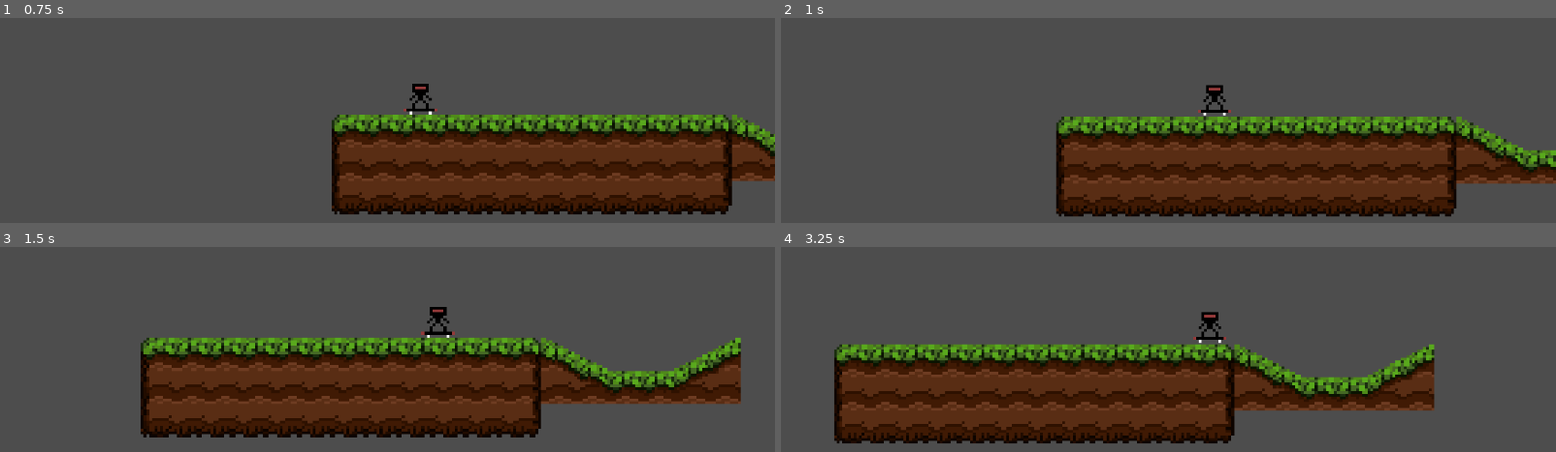
Above: before the commit, frames 1-4 (two rows, left to right).
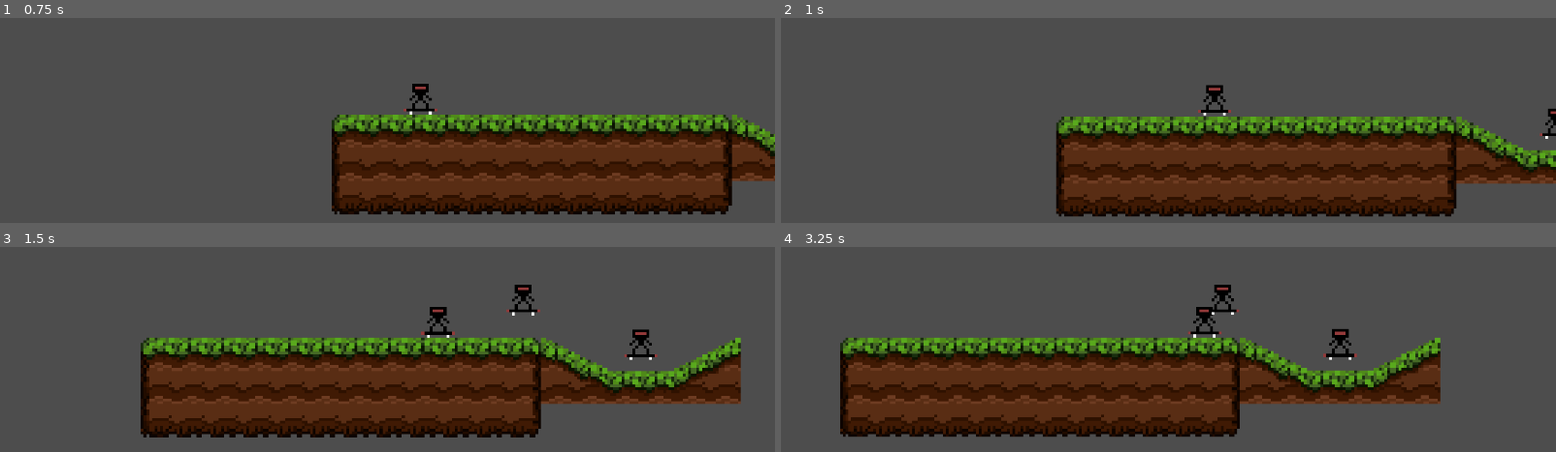
Above: after the commit, the same moments.

Repository: HowdyHack-2025/skater-game
Game: Godot game, scene res://world_2d.tscn
Same seed, same stepped clock (60 frames per second), same inputs: the game is played once before the commit and once after it. The project has no main scene, so this scene is started directly.
Inputs (mouse positions are in pixels of both pictures, inside the frame that each line leads up to):
- Up to frame 1 (0.75 s): tap Enter (ui_accept) at 0.5 s; move the mouse to (558, 71) at 0.52 s; hold Right (ui_right) from 0.53 s (still down)
- Up to frame 2 (1 s): keep holding Right (ui_right); tap Enter (ui_accept) at 0.77 s
- Up to frame 3 (1.5 s): keep holding Right (ui_right); move the mouse to (232, 345) at 1.27 s
- Up to frame 4 (3.25 s): tap Enter (ui_accept) at 1.52, 3.02 s; move the mouse to (outside the picture) at 2.02 s; release Right (ui_right) at 2.03 s; hold Left (ui_left) 2.03-2.78 s; move the mouse to (1129, 408) at 2.77 s; hold Right (ui_right) from 2.78 s (still down)

Frame 1 is identical in both runs. In frame 2, 0.1% of the frame differs, in the area x 97-100%, y 44-59%; in frame 3, 0.5%; in frame 4, 21%, in the area x 6-86%, y 18-96%.

Commit message:
wip:stage setter

Diff:
--- a/skater-2d-godot/stage_marker.gd
+++ b/skater-2d-godot/stage_marker.gd
@@ -1,7 +1 @@
 extends Area2D
-
-var slope = preload("res://stage_pieces/small_slope.tscn")
-
-
-func _on_area_entered(area: Area2D) -> void:
-	add_child(slope.instantiate())
--- /dev/null
+++ b/skater-2d-godot/stage_pieces/slope_markers.gd
@@ -0,0 +1,4 @@
+extends StaticBody2D
+
+@export var start_marker: Marker2D
+@export var end_marker: Marker2D
--- a/skater-2d-godot/stage_pieces/small_slope.tscn
+++ b/skater-2d-godot/stage_pieces/small_slope.tscn
@@ -1,23 +1,32 @@
-[gd_scene load_steps=2 format=3 uid="uid://b0fvb6gfwd3ii"]
+[gd_scene load_steps=4 format=3 uid="uid://b0fvb6gfwd3ii"]
+
+[ext_resource type="Script" uid="uid://b00ct7882qtue" path="res://stage_pieces/slope_markers.gd" id="1_sjv6c"]
+[ext_resource type="Texture2D" uid="uid://c8g40ehgcjuhf" path="res://assets/skater_placeholder.png" id="1_y7kag"]
 
 [sub_resource type="RectangleShape2D" id="RectangleShape2D_hmjmd"]
 size = Vector2(24, 2)
 
-[node name="SmallSlope" type="StaticBody2D"]
+[node name="SmallSlope" type="StaticBody2D" node_paths=PackedStringArray("end_marker")]
+script = ExtResource("1_sjv6c")
+end_marker = NodePath("EndMarker")
 
 [node name="Slope30D" type="CollisionPolygon2D" parent="."]
-position = Vector2(-24, -6)
+position = Vector2(12, 6)
 scale = Vector2(0.46630844, 0.23437501)
 polygon = PackedVector2Array(-25.73404, -25.599998, -25.73404, 25.599998, 25.73404, 25.599998)
 
 [node name="Slope30U" type="CollisionPolygon2D" parent="."]
-position = Vector2(24, -6)
+position = Vector2(60, 6)
 scale = Vector2(0.46630844, 0.23437501)
 polygon = PackedVector2Array(25.73404, -25.599998, -25.73404, 25.599998, 25.73404, 25.599998)
 
 [node name="Flat" type="CollisionShape2D" parent="."]
-position = Vector2(0, 1)
+position = Vector2(36, 13)
 shape = SubResource("RectangleShape2D_hmjmd")
 
 [node name="EndMarker" type="Marker2D" parent="."]
-position = Vector2(36, -12)
+position = Vector2(72, 0)
+
+[node name="Sprite2D" type="Sprite2D" parent="."]
+position = Vector2(36, 3)
+texture = ExtResource("1_y7kag")
--- /dev/null
+++ b/skater-2d-godot/world_2d.gd
@@ -0,0 +1,10 @@
+extends Node2D
+
+var slope = preload("res://stage_pieces/small_slope.tscn")
+var current_piece_end_pos = Vector2(0, 0)
+
+func _on_area_entered(area: Area2D) -> void:
+	print("ENTERED")
+	var instance = slope.instantiate()
+	instance.position = get_global_mouse_position()
+	add_child(instance)
--- a/skater-2d-godot/world_2d.tscn
+++ b/skater-2d-godot/world_2d.tscn
@@ -1,6 +1,7 @@
-[gd_scene load_steps=10 format=4 uid="uid://bkra1ub3o0xua"]
+[gd_scene load_steps=11 format=4 uid="uid://bkra1ub3o0xua"]
 
 [ext_resource type="Texture2D" uid="uid://dnmlh3cug5mvb" path="res://assets/simple_grass_tileset.png" id="1_pk02c"]
+[ext_resource type="Script" uid="uid://nrohe4rqb3q" path="res://world_2d.gd" id="1_y4oe8"]
 [ext_resource type="PackedScene" uid="uid://cbhjkg5kjws57" path="res://skater_player.tscn" id="2_laysq"]
 [ext_resource type="PackedScene" uid="uid://b0fvb6gfwd3ii" path="res://stage_pieces/small_slope.tscn" id="3_u2nsr"]
 [ext_resource type="Script" uid="uid://bq3k01c3vnt4c" path="res://stage_marker.gd" id="4_y4oe8"]
@@ -55,6 +56,7 @@
 size = Vector2(12, 20)
 
 [node name="World2D" type="Node2D"]
+script = ExtResource("1_y4oe8")
 
 [node name="TileMapLayer" type="TileMapLayer" parent="."]
 tile_map_data = PackedByteArray("AAD6/wEAAAAAAAAAAAD6/wIAAAAAAAEAAAD6/wMAAAAAAAIAAAD7/wEAAAABAAAAAAD7/wIAAAABAAEAAAD7/w …(656 unchanged characters)…
@@ -72,7 +74,7 @@
 shape = SubResource("RectangleShape2D_laysq")
 
 [node name="SmallSlope" parent="Collisions" instance=ExtResource("3_u2nsr")]
-position = Vector2(108, 24)
+position = Vector2(72, 12)
 
 [node name="Obstacle" type="StaticBody2D" parent="Collisions"]
 position = Vector2(114, 18)
@@ -89,4 +91,4 @@
 [node name="CollisionShape2D" type="CollisionShape2D" parent="StageMarker"]
 shape = SubResource("RectangleShape2D_y4oe8")
 
-[connection signal="area_entered" from="StageMarker" to="StageMarker" method="_on_area_entered"]
+[connection signal="area_entered" from="StageMarker" to="." method="_on_area_entered"]
Not shown, added: skater-2d-godot/stage_pieces/slope_markers.gd.uid
Not shown, added: skater-2d-godot/world_2d.gd.uid
